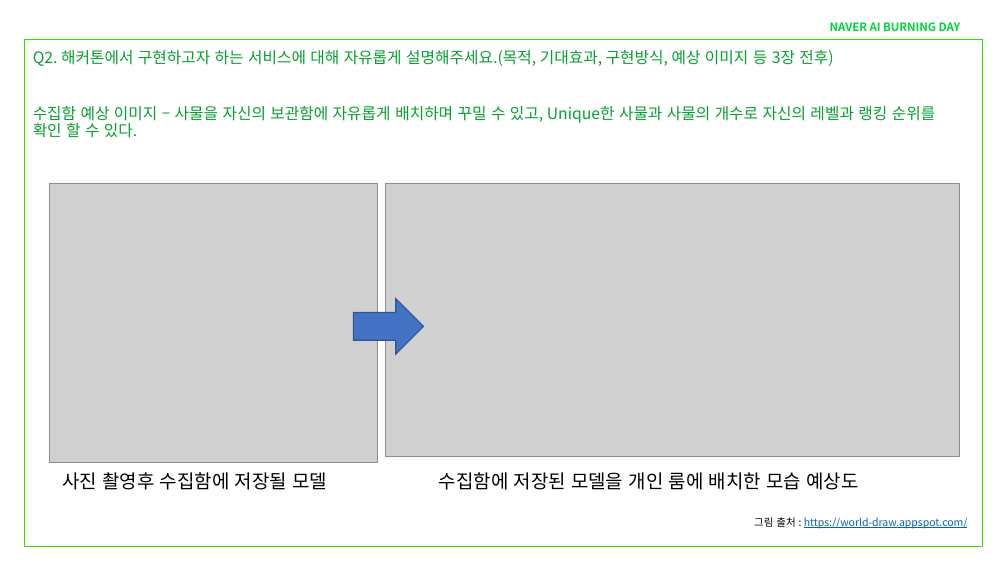
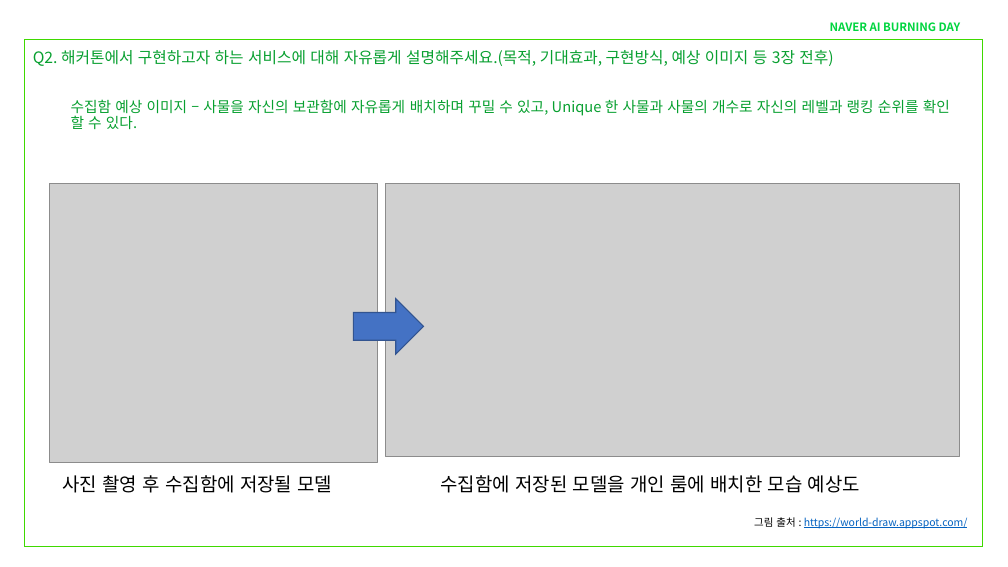
Before and after one commit to GMIMG/Naver-AI-Burning-Day-NAIVER, a slide deck: slide 6 of 기획안/기획안_팀명(기본양식).pptx. Drawn at 1008x567 pixels with LibreOffice and Linux fonts; fonts in the diff are those of the drawing; grey boxes stand for pictures. Boxes give left, top, right and bottom in pixels: in the first picture for what was removed or moved away, otherwise in the second. Text is boxed around its words. In the diff, an @@ line names an element or a change of style, - is before the commit and + after.

```diff
--- a/기획안/기획안_팀명(기본양식).pptx
+++ b/기획안/기획안_팀명(기본양식).pptx
@@ text at (71, 99, 950, 129): text changed; size 15 to 14 pt @@
-수집함 예상 이미지 – 사물을 자신의 보관함에 자유롭게 배치하며 꾸밀 수 있고, Unique한 사물과 사물의 개수로 자신의 레벨과 랭킹 순위를 확인 할 수 있다.
+  수집함 예상 이미지 – 사물을 자신의 보관함에 자유롭게 배치하며 꾸밀 수 있고, Unique 한 사물과 사물의 개수로 자신의 레벨과 랭킹 순위를 확인 할 수 있다.
@@ text at (62, 475, 333, 493): spaces changed @@
-사진 촬영후 수집함에 저장될 모델
+사진 촬영 후 수집함에 저장될 모델
```
Also in this commit, not shown: 4 other slides changed, 2 other files.
